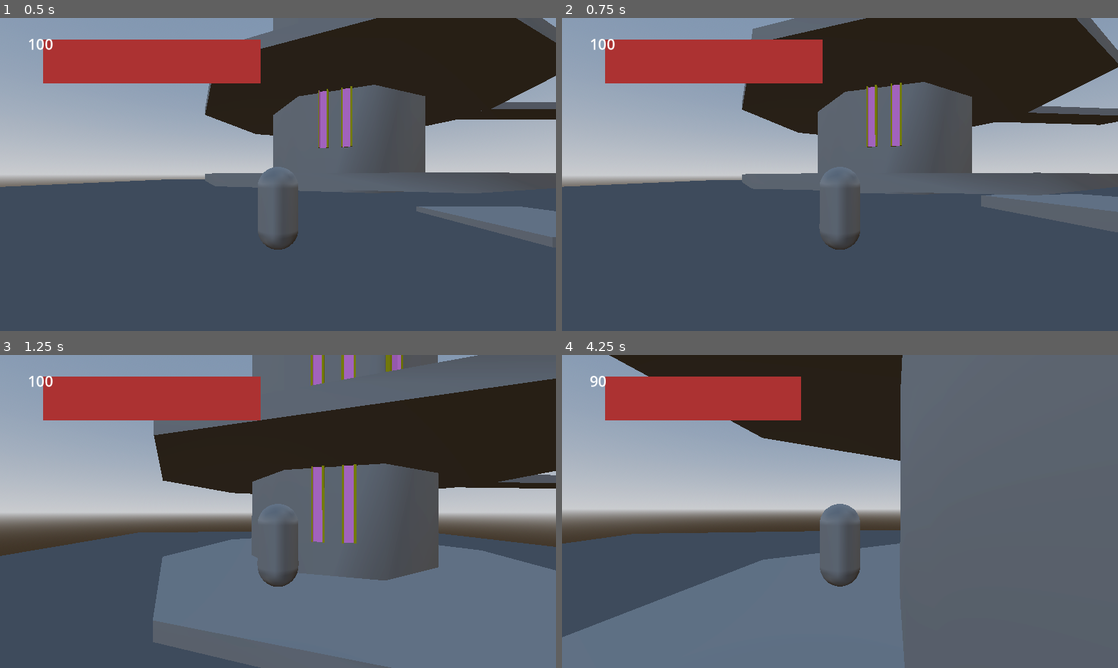
Above: before the commit, frames 1-4 (two rows, left to right).
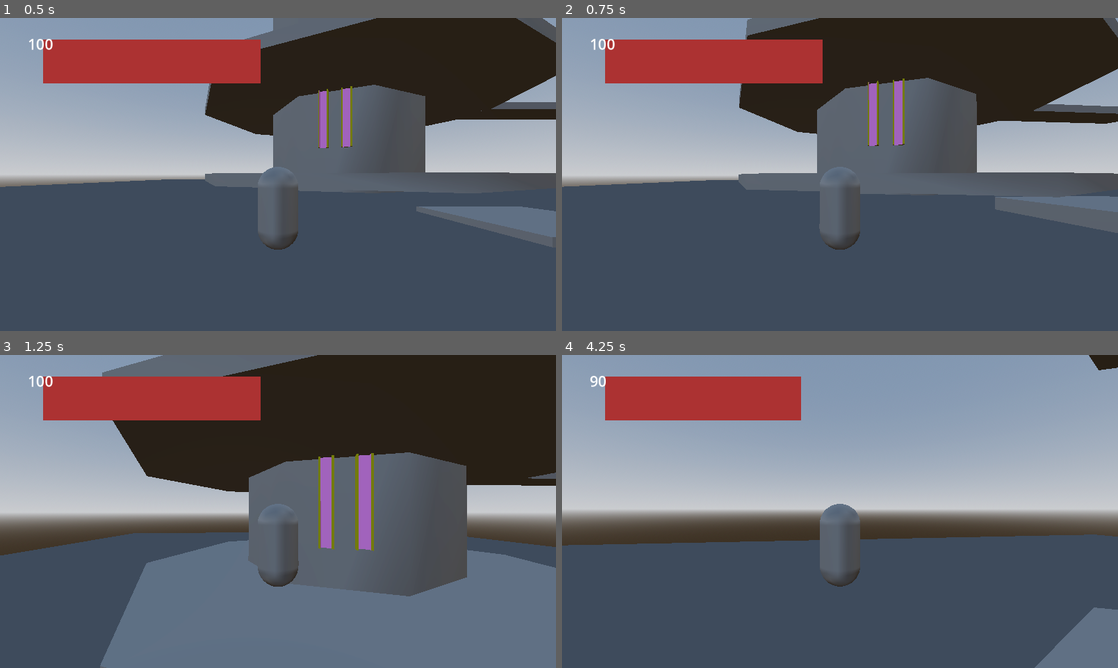
Above: after the commit, the same moments.

Repository: c-dez/3d-game
Game: Godot game, scene res://escenes/world/world.tscn
Two runs of this game, one before a commit and one after it. Both use one fixed random seed, a clock stepped at 60 frames per second and the inputs below.
Inputs (mouse positions are in pixels of both pictures, inside the frame that each line leads up to):
- Up to frame 1 (0.5 s): no input
- Up to frame 2 (0.75 s): tap Enter (ui_accept) at 0.5 s; move the mouse to (867, 174) at 0.52 s; hold W (forward) from 0.53 s (still down); tap E (action) at 0.6 s
- Up to frame 3 (1.25 s): keep holding W (forward); tap Space (jump) at 0.77, 0.8, 1.07 s
- Up to frame 4 (4.25 s): keep holding W (forward); move the mouse to (812, 511) at 1.27 s; tap Space (jump) at 1.35, 1.52, 1.82, 2.3, 3.02, 3.32, 3.77, 3.8, 4.07 s; tap E (action) at 1.55, 2.1, 3.05 s; move the mouse to (851, 505) at 2.02 s; move the mouse to (834, 517) at 2.77 s; tap Q (q_key) at 2.85 s; move the mouse to (878, 514) at 3.52 s; right-click (878, 514) at 3.6 s

Frame 1 is identical in both runs. In frame 2, 3.3% of the frame differs, in the area x 3-100%, y 0-69%; in frame 3, 20%; in frame 4, 65%, in the area x 0-100%, y 0-100%.

Commit message:
renombrado variables

Diff:
--- a/escenes/player/actions.gd
+++ b/escenes/player/actions.gd
@@ -1,4 +1,4 @@
-class_name Actions
+class_name ClimbLadder
 extends Node
 
 @export var climb_speed: float = 4.0
@@ -13,13 +13,13 @@
 
 
 func change_state_between_moving_or_climbing() -> void:
-	if not can_climb and MoveStateMachine.current_state == MoveStateMachine.STATE.CLIMBING:
+	if not can_climb and MoveStateMachine.current_state == MoveStateMachine.STATE.CLIMBING_LADDER:
 		MoveStateMachine.current_state = MoveStateMachine.STATE.MOVING
 
 	match MoveStateMachine.current_state:
 		MoveStateMachine.STATE.MOVING:
 			if (Keybindings.buffer_action()) and can_climb:
-				MoveStateMachine.current_state = MoveStateMachine.STATE.CLIMBING
+				MoveStateMachine.current_state = MoveStateMachine.STATE.CLIMBING_LADDER
 
 		# ME GUSTA MAS SOLTARSE DE ESCALERA SOLO CON jump_climb()
 		# MoveStateMachine.STATE.CLIMBING:
--- a/escenes/player/player.gd
+++ b/escenes/player/player.gd
@@ -1,8 +1,9 @@
 class_name Player
 extends CharacterBody3D
+# controla todo lo relacionado a movimiento/ camera
 
 @export_group("Movimiento")
-@export var move_speed: float = 8.0
+@export var move_speed: float = 12.0
 
 # better jump
 # la combinacion de estas variables modifica propiedades de salto y gravedad
@@ -18,16 +19,16 @@
 const _ROTATION_SPEED: float = 12.0
 
 # se calcula en calculate_better_jump()
-var _jump_velocity
-var _jump_gravity
-var _jump_fall_gravity
+var _jump_velocity: float
+var _jump_gravity: float
+var _jump_fall_gravity: float
 
 #coyote time
 var _coyote_time_max: float = 0.2
 var _coyote_time_counter: float = 0.0
 
-# Actions node
-@onready var actions: Actions = get_node("Actions")
+# ClimbLadder node
+@onready var climb_ladder: ClimbLadder = get_node("ClimbLadder")
 
 
 func _ready() -> void:
@@ -42,9 +43,9 @@
 			coyote_time_jump(_delta)
 			gravity(_delta)
 
-		MoveStateMachine.STATE.CLIMBING:
-			actions.climb()
-			actions.jump_climb()
+		MoveStateMachine.STATE.CLIMBING_LADDER:
+			climb_ladder.climb()
+			climb_ladder.jump_climb()
 		_:
 			pass
 
--- a/escenes/player/player.tscn
+++ b/escenes/player/player.tscn
@@ -37,7 +37,7 @@
 transform = Transform3D(1, 0, 0, 0, 1, 0, 0, 0, 1, 0, 0.812631, 0)
 spring_length = 5.0
 
-[node name="Actions" type="Node" parent="."]
+[node name="ClimbLadder" type="Node" parent="."]
 script = ExtResource("3_6mcrl")
 
 [node name="PlayerArea" type="Area3D" parent="."]
@@ -48,5 +48,5 @@
 
 [node name="PlayerUi" parent="." instance=ExtResource("4_kmvfv")]
 
-[connection signal="area_entered" from="PlayerArea" to="Actions" method="_on_player_area_area_entered"]
-[connection signal="area_exited" from="PlayerArea" to="Actions" method="_on_player_area_area_exited"]
+[connection signal="area_entered" from="PlayerArea" to="ClimbLadder" method="_on_player_area_area_entered"]
+[connection signal="area_exited" from="PlayerArea" to="ClimbLadder" method="_on_player_area_area_exited"]
--- a/escenes/player/ui/player_ui.gd
+++ b/escenes/player/ui/player_ui.gd
@@ -2,7 +2,7 @@
 extends CanvasLayer
 
 
-@onready var texture_bar:TextureProgressBar = get_node("TextureProgressBar")
+@onready var texture_bar:TextureProgressBar = get_node("Control/TextureProgressBar")
 @onready var label:Label = get_node("Label")
 
 func _ready() -> void:
--- a/escenes/player/ui/player_ui.tscn
+++ b/escenes/player/ui/player_ui.tscn
@@ -5,17 +5,6 @@
 
 [node name="PlayerUi" type="CanvasLayer"]
 script = ExtResource("1_417q0")
-
-[node name="TextureProgressBar" type="TextureProgressBar" parent="."]
-anchors_preset = 15
-anchor_right = 1.0
-anchor_bottom = 1.0
-offset_left = 100.0
-offset_top = 50.0
-grow_horizontal = 2
-grow_vertical = 2
-value = 100.0
-texture_progress = ExtResource("1_5gc5p")
 
 [node name="Control" type="Control" parent="."]
 layout_mode = 3
@@ -26,6 +15,20 @@
 grow_horizontal = 2
 grow_vertical = 2
 
+[node name="TextureProgressBar" type="TextureProgressBar" parent="Control"]
+layout_mode = 1
+anchors_preset = 15
+anchor_right = 1.0
+anchor_bottom = 1.0
+offset_left = 36.0
+offset_top = 14.0
+offset_right = -40.0
+offset_bottom = 6.0
+grow_horizontal = 2
+grow_vertical = 2
+value = 100.0
+texture_progress = ExtResource("1_5gc5p")
+
 [node name="Label" type="Label" parent="."]
 offset_left = 64.0
 offset_top = 36.0
--- a/project.godot
+++ b/project.godot
@@ -11,6 +11,7 @@
 [application]
 
 config/name="3d-game"
+config/tags=PackedStringArray("focus")
 run/main_scene="uid://c6i1bgtyhwimm"
 config/features=PackedStringArray("4.4", "Forward Plus")
 run/max_fps=60
@@ -26,6 +27,10 @@
 
 window/size/viewport_width=1280
 window/size/viewport_height=720
+
+[dotnet]
+
+project/assembly_name="3d-game"
 
 [file_customization]
 
--- a/scripts/keybinings/keybindings.gd
+++ b/scripts/keybinings/keybindings.gd
@@ -13,7 +13,7 @@
 var jump: String = "jump"
 var jump_buffer_timer: Timer
 
-# Actions
+# ClimbLadder
 var action: String = "action"
 var action_buffer_timer: Timer
 
--- a/scripts/move_state_machine/move_state_machine.gd
+++ b/scripts/move_state_machine/move_state_machine.gd
@@ -4,7 +4,7 @@
 
 enum STATE {
 	MOVING,
-	CLIMBING,
+	CLIMBING_LADDER,
 }
 
 var current_state:int = 0
